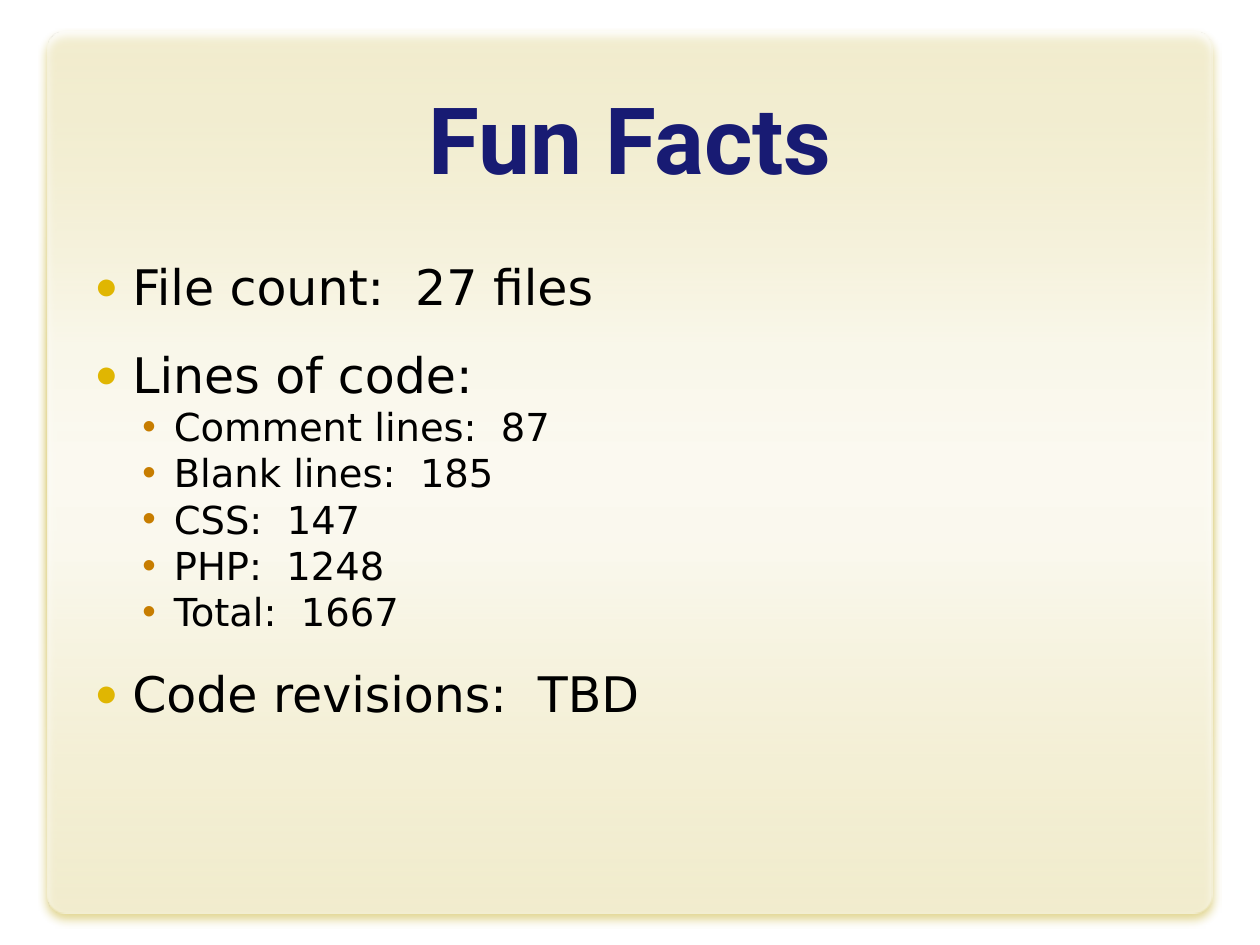
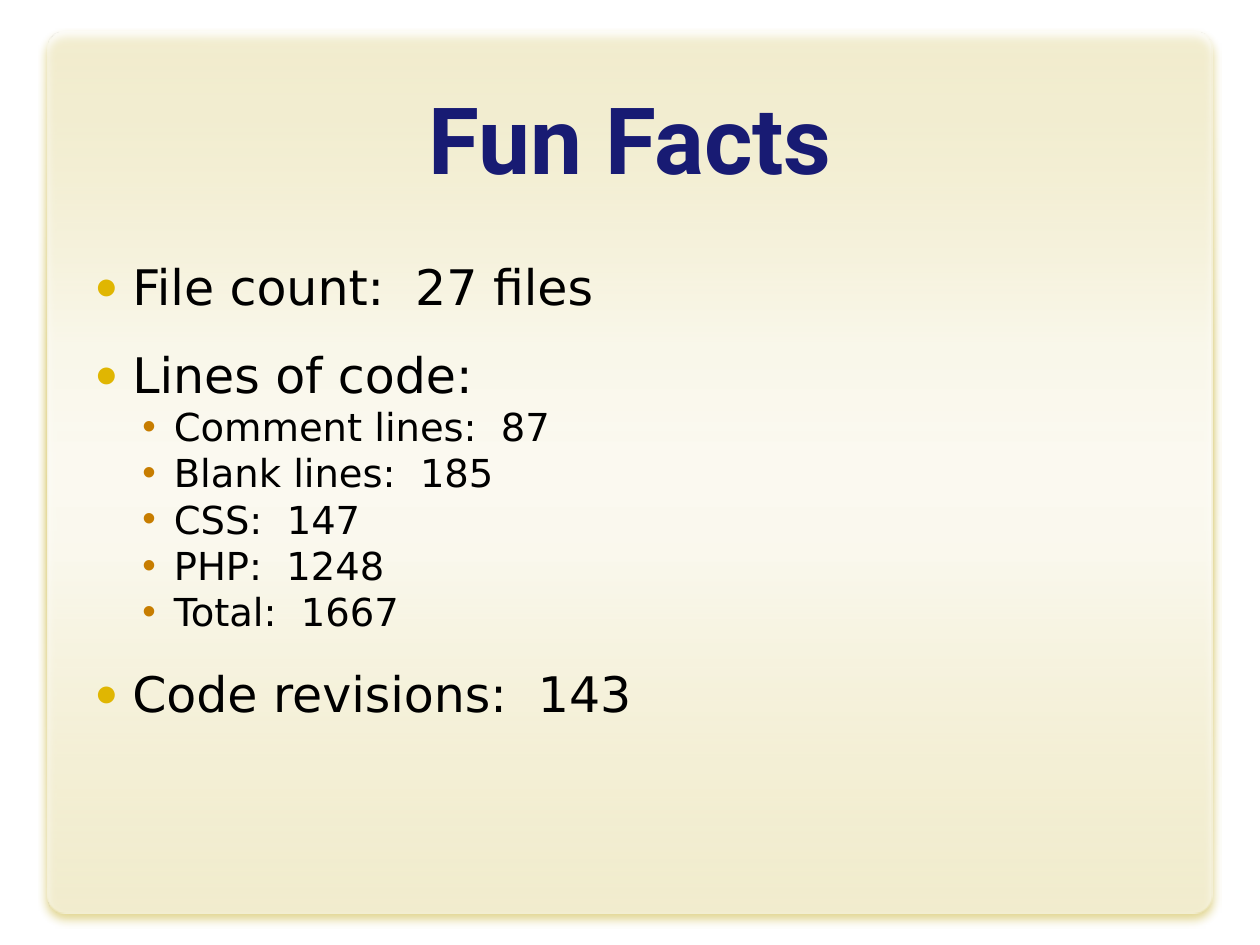
Before and after one commit to yokeholy/jin-jason-forum, a slide deck: slide 10 of J2_Forum.pptx. Drawn at 1260x945 pixels with LibreOffice and Linux fonts; fonts in the diff are those of the drawing; background and template pictures are left out. Boxes give left, top, right and bottom in pixels: in the first picture for what was removed or moved away, otherwise in the second. Text is boxed around its words. In the diff, an @@ line names an element or a change of style, - is before the commit and + after.

Commit message:
PROJECT FINALIZED!!!!!

```diff
--- a/J2_Forum.pptx
+++ b/J2_Forum.pptx
@@ text at (132, 674, 631, 713): text changed @@
-● Code revisions: TBD
+● Code revisions: 143
```
